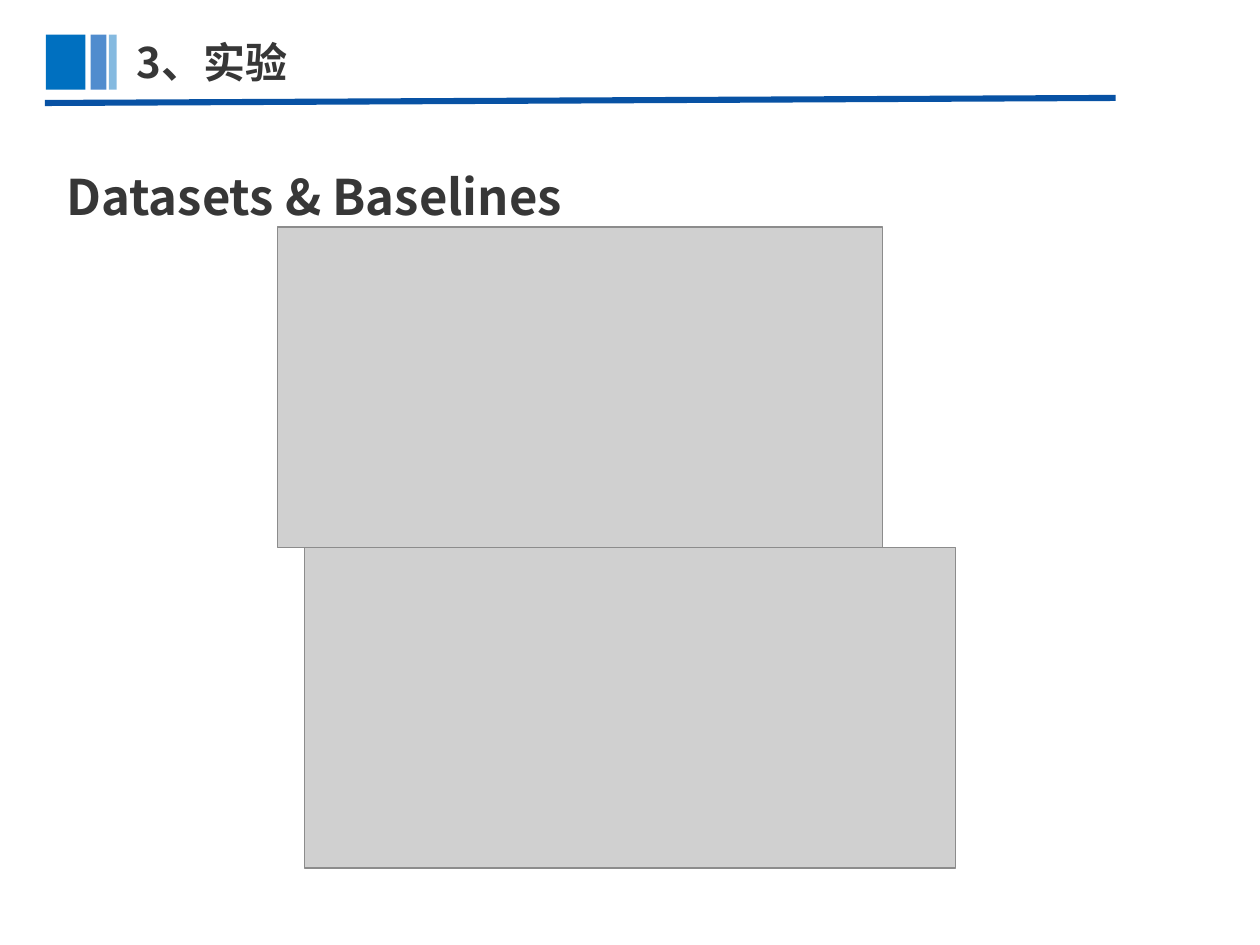
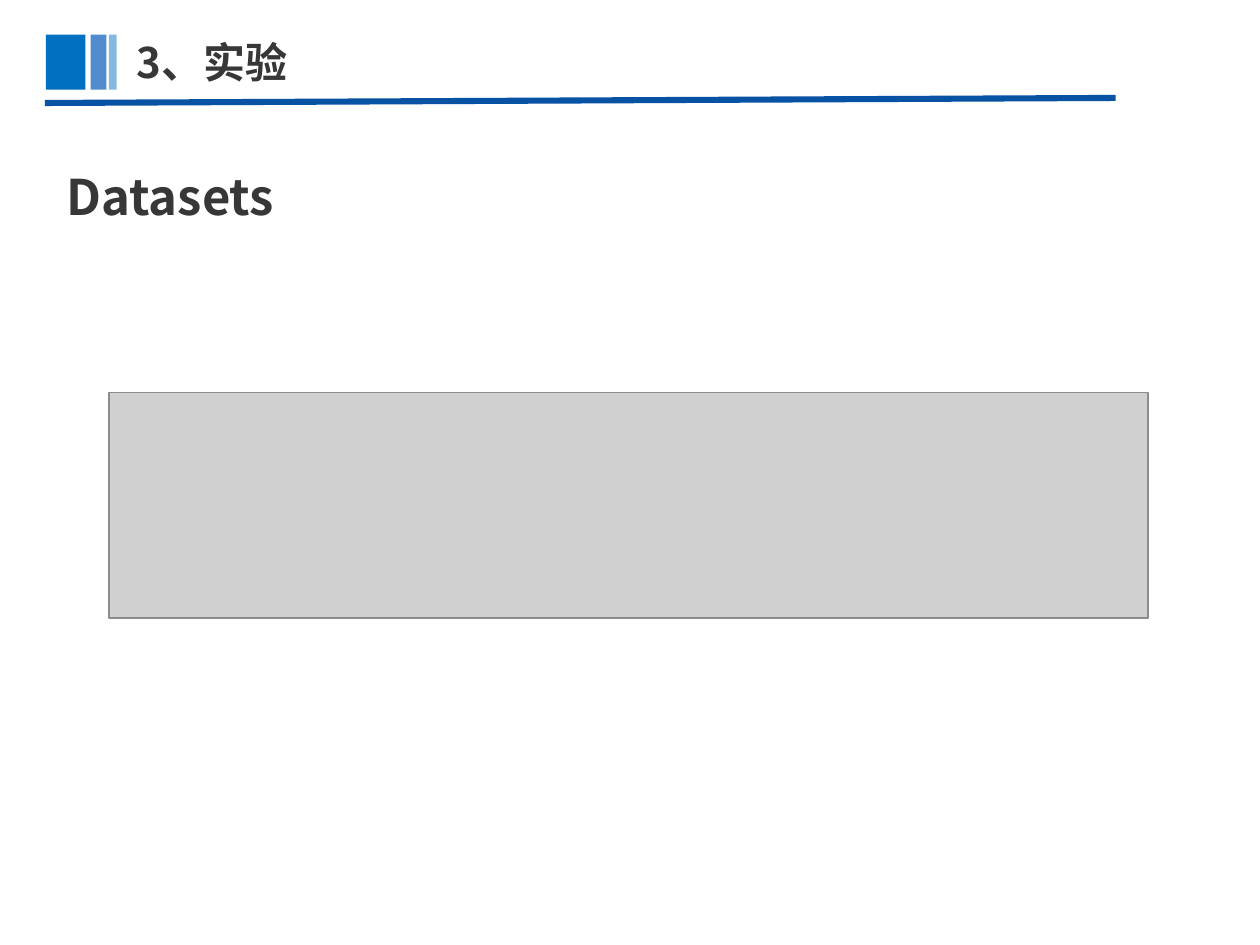
Before and after one commit to AzureSX/Paper, a slide deck: slide 23 of Knowledge Graph For Recommendation/VRKG4Rec/VRKG4Rec.pptx (slide 20 before the commit). Drawn at 1260x945 pixels with LibreOffice and Linux fonts; fonts in the diff are those of the drawing; grey boxes stand for pictures. Boxes give left, top, right and bottom in pixels: in the first picture for what was removed or moved away, otherwise in the second. Text is boxed around its words. In the diff, an @@ line names an element or a change of style, - is before the commit and + after.

```diff
--- a/Knowledge Graph For Recommendation/VRKG4Rec/VRKG4Rec.pptx
+++ b/Knowledge Graph For Recommendation/VRKG4Rec/VRKG4Rec.pptx
@@ text at [66,178,274,216]: text changed @@
-Datasets & Baselines
+Datasets
@@ picture removed at [277,227,882,547] @@
@@ picture added at [110,393,1149,619] @@
@@ picture removed at [305,548,956,868] @@
```
Also in this commit, not shown: 6 other slides changed, 10 slides added, 7 slides removed, 2 other files.
